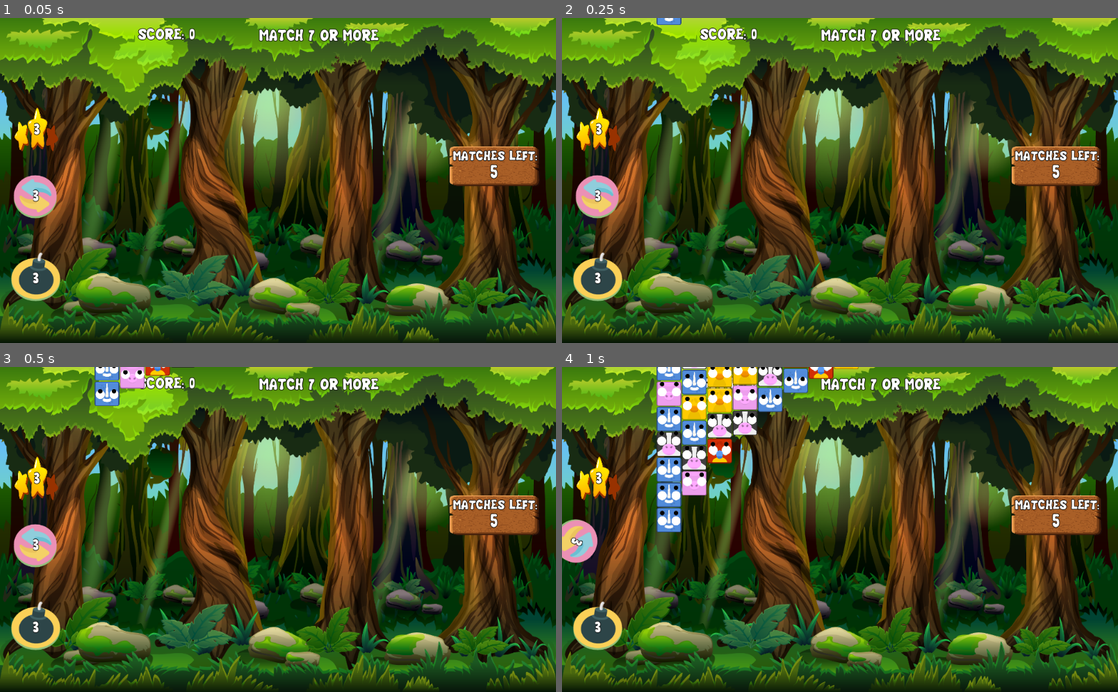
Above: before the commit, frames 1-4 (two rows, left to right).
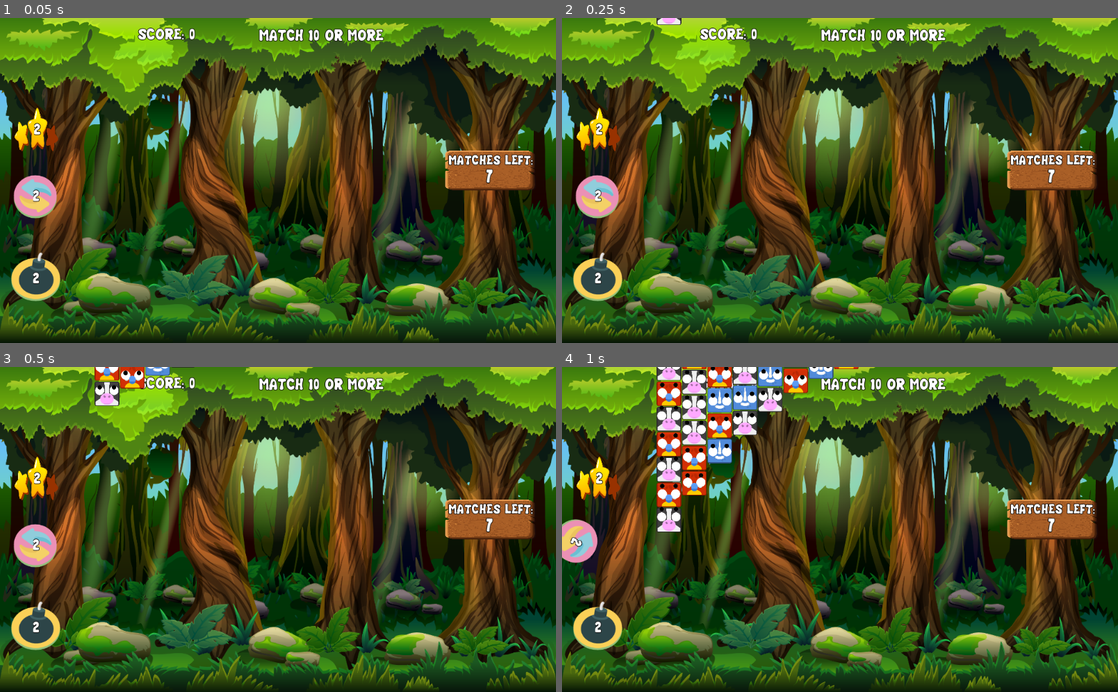
Above: after the commit, the same moments.

Repository: borkoDimitrov/AnimalBlocks
Game: Godot game, scene res://Level/LevelTileDestroyer.tscn
Two runs of this game, one before a commit and one after it. Both use one fixed random seed, a clock stepped at 60 frames per second and the inputs below.
Inputs (mouse positions are in pixels of both pictures, inside the frame that each line leads up to):
- Up to frame 1 (0.05 s): no input
- Up to frame 2 (0.25 s): no input
- Up to frame 3 (0.5 s): no input
- Up to frame 4 (1 s): click (595, 545) at 0.52 s

The runs differ from the first frame. In frame 1, 1.9% of the frame differs, in the area x 5-97%, y 3-82%; in frame 2, 2.0%; in frame 3, 2.7%; in frame 4, 8.0%, in the area x 1-97%, y 0-82%.

Commit message:
Level destroyer level is done

Diff:
--- a/Level/Level.tscn
+++ b/Level/Level.tscn
@@ -38,10 +38,10 @@
 
 [node name="TilesBackground" type="TextureRect" parent="CanvasLayer"]
 modulate = Color( 1, 1, 1, 0 )
-margin_left = 149.0
-margin_top = 59.0
-margin_right = 823.0
-margin_bottom = 576.0
+margin_left = 140.0
+margin_top = 52.0
+margin_right = 829.0
+margin_bottom = 583.0
 texture = ExtResource( 10 )
 expand = true
 
--- a/Level/LevelTileDestroyer.gd
+++ b/Level/LevelTileDestroyer.gd
@@ -1,8 +1,8 @@
 extends "res://Level/Level.gd"
 
 # FOR WINNING LEVEL
-export var TARGET_TILE_MATCH = 7
-export var TARGET_TILE_MATCH_COUNT = 5
+export var TARGET_TILE_MATCH = 10
+export var TARGET_TILE_MATCH_COUNT = 7
 var current_tile_match = TARGET_TILE_MATCH_COUNT
 
 # FOR SPAWNING TILE DESTROYER
@@ -10,6 +10,7 @@
 var current_match_count = SPAWN_TILE_DESTROYER
 
 func _ready():
+	randomize()
 	$"%Rules".text = "MATCH " + str(TARGET_TILE_MATCH) + " OR MORE"
 	$"%MatchLeft".text = str(TARGET_TILE_MATCH_COUNT)
 
@@ -32,8 +33,6 @@
 		SpawnTileDestroyer()
 
 func SpawnTileDestroyer():
-	get_tree().call_group("tiles", "DisableBlockButton")
-
 	var randIdx = randi() % $Detectors.get_child_count()
 	var detector = $Detectors.get_child(randIdx)
 	while detector.GetCurrentTilesCount() <= 0:
--- a/Level/LevelTileDestroyer.tscn
+++ b/Level/LevelTileDestroyer.tscn
@@ -1,30 +1,10 @@
-[gd_scene load_steps=9 format=2]
+[gd_scene load_steps=8 format=2]
 
 [ext_resource path="res://Level/Level.tscn" type="PackedScene" id=1]
 [ext_resource path="res://Level/LevelTileDestroyer.gd" type="Script" id=2]
 [ext_resource path="res://Assets/Fonts/CHUBBY.TTF" type="DynamicFontData" id=3]
 [ext_resource path="res://normal_font.tres" type="DynamicFont" id=4]
 [ext_resource path="res://Assets/Sprites/UI/TargetBackground.png" type="Texture" id=5]
-
-[sub_resource type="GDScript" id=4]
-script/source = "extends Node
-
-signal GAME_OVER
-
-var level_count : int = 0
-var max_tiles : int
-var current_tiles : int
-
-func CountTiles(tiles):
-	current_tiles -= tiles
-	if current_tiles == 0:
-		emit_signal(\"GAME_OVER\")
-
-func OnMatch(count):
-	current_tiles -= count
-	OnMatch(count)
-
-"
 
 [sub_resource type="DynamicFont" id=2]
 size = 25
@@ -40,20 +20,26 @@
 
 [node name="LevelTileDestroyer" instance=ExtResource( 1 )]
 script = ExtResource( 2 )
-number_of_animals = 5
+number_of_animals = 3
 weight = 0.1
-TARGET_TILE_MATCH = 7
-TARGET_TILE_MATCH_COUNT = 5
+TARGET_TILE_MATCH = 10
+TARGET_TILE_MATCH_COUNT = 7
 SPAWN_TILE_DESTROYER = 3
-
-[node name="LevelManager" parent="." index="0"]
-script = SubResource( 4 )
 
 [node name="Label" parent="CanvasLayer" index="2"]
 margin_left = 254.0
 margin_top = 13.0
 margin_right = 440.0
 margin_bottom = 51.0
+
+[node name="SwapTiles" parent="CanvasLayer/Skills" index="0"]
+skill_uses_left = 2
+
+[node name="SmallBomb" parent="CanvasLayer/Skills" index="1"]
+skill_uses_left = 2
+
+[node name="MatchTwoTiles" parent="CanvasLayer/Skills" index="2"]
+skill_uses_left = 2
 
 [node name="Rules" type="Label" parent="CanvasLayer" index="4"]
 unique_name_in_owner = true
@@ -65,7 +51,7 @@
 text = "Match 7 or more"
 
 [node name="MatchContainer" type="Node2D" parent="CanvasLayer" index="5"]
-position = Vector2( 910, 259 )
+position = Vector2( 902, 267 )
 
 [node name="ColorRect" type="TextureRect" parent="CanvasLayer/MatchContainer" index="0"]
 margin_left = -82.0
--- a/TileDestroyer.gd
+++ b/TileDestroyer.gd
@@ -1,4 +1,8 @@
 extends RigidBody2D
+
+func _ready():
+	get_tree().call_group("tiles", "DisableBlockButton")
+	get_tree().call_group("detectors", "DisableDetector")
 
 func _on_TileDestroyer_body_entered(body):
 	body.DestroyBlock()
@@ -6,4 +10,5 @@
 func _on_VisibilityNotifier2D_screen_exited():
 	get_tree().call_group("tiles", "EnableBlockButton")
 	get_tree().call_group("detectors", "DetectBlocks")
+	get_tree().call_group("detectors", "EnableDetector")
 	queue_free()
--- a/Utils/ColumnDetector.gd
+++ b/Utils/ColumnDetector.gd
@@ -1,13 +1,22 @@
 extends RayCast2D
 
-onready var timer = $Timer
+var enableDetector = true
 
 func DetectBlocks():
 	$Timer.start()
 
 func _on_Timer_timeout():
-	if get_collider() == null:
+	if get_collider() == null and IsDetectorActive():
 		get_tree().call_group("tiles", "SlideLeft", position.x)
+
+func IsDetectorActive() -> bool:
+	return enableDetector
+
+func DisableDetector():
+	enableDetector = false
+
+func EnableDetector():
+	enableDetector = true
 
 func GetCurrentTilesCount() -> int:
 	var count = 0
